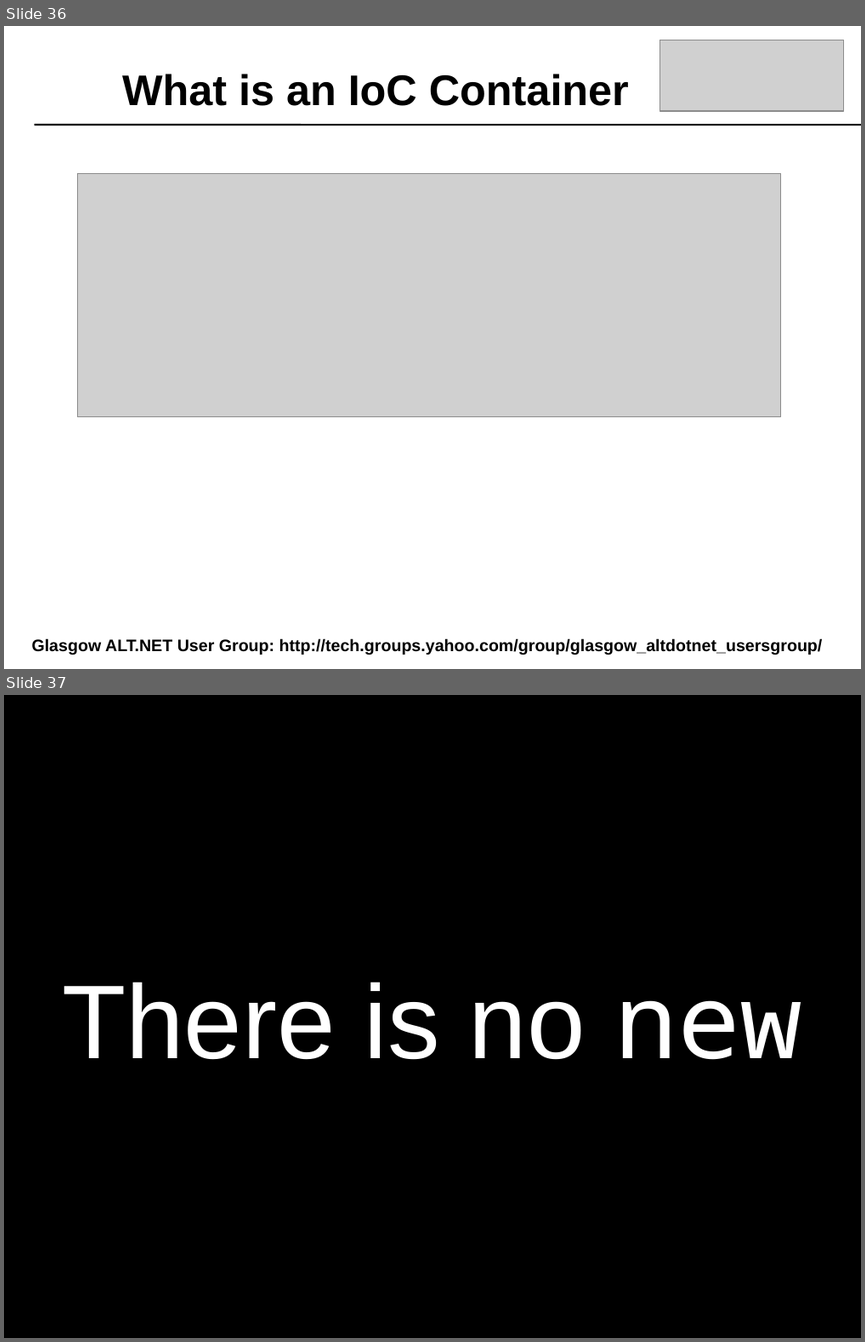
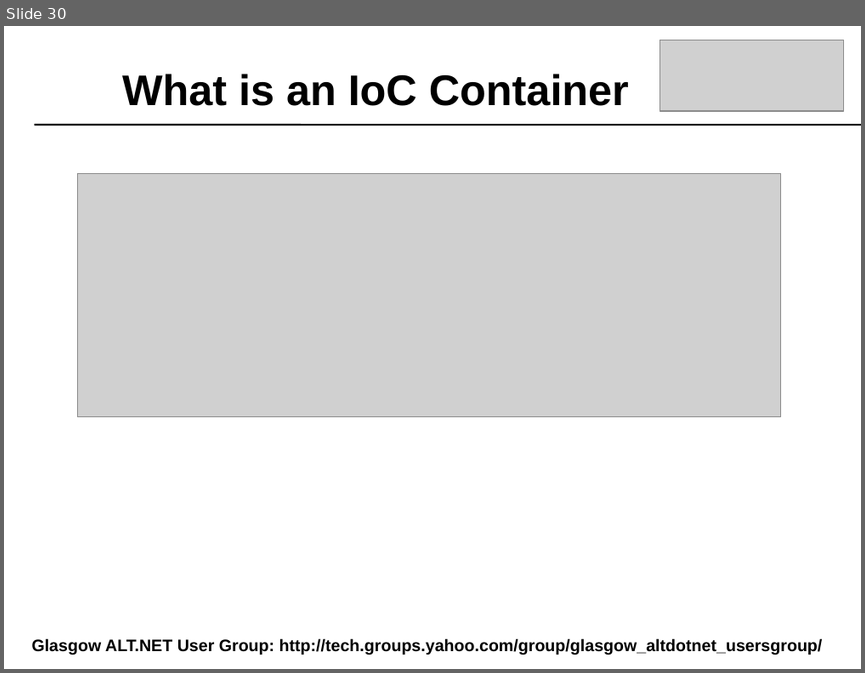
Before and after one commit to craignicol/scotaltdotnet, a slide deck: belfast/IOC-TDD-And Testability.ppt. Shown one above the other, each under a label of ours: slides 36 and 37 before the commit, slide 30 after it. The pictures are 865x1342 and 865x673 pixels, drawn with LibreOffice and Linux fonts; fonts in the diff are those of the drawing; grey boxes stand for pictures; background and template pictures are left out. Boxes give left, top, right and bottom in pixels: in the first picture for what was removed or moved away, otherwise in the second. Text is boxed around its words. In the diff, an @@ line names an element or a change of style, - is before the commit and + after.

```diff
--- a/belfast/IOC-TDD-And Testability.ppt
+++ b/belfast/IOC-TDD-And Testability.ppt
@@ slide 37 removed at box(4, 695, 861, 1338), background #FFFFFF @@
@@ title removed at box(4, 695, 861, 1338) @@
-There is no new
@@ what was slide 36 is now slide 30 @@
```
Also in this commit, not shown: 4 slides changed, 3 other slides removed, 3 other files.
